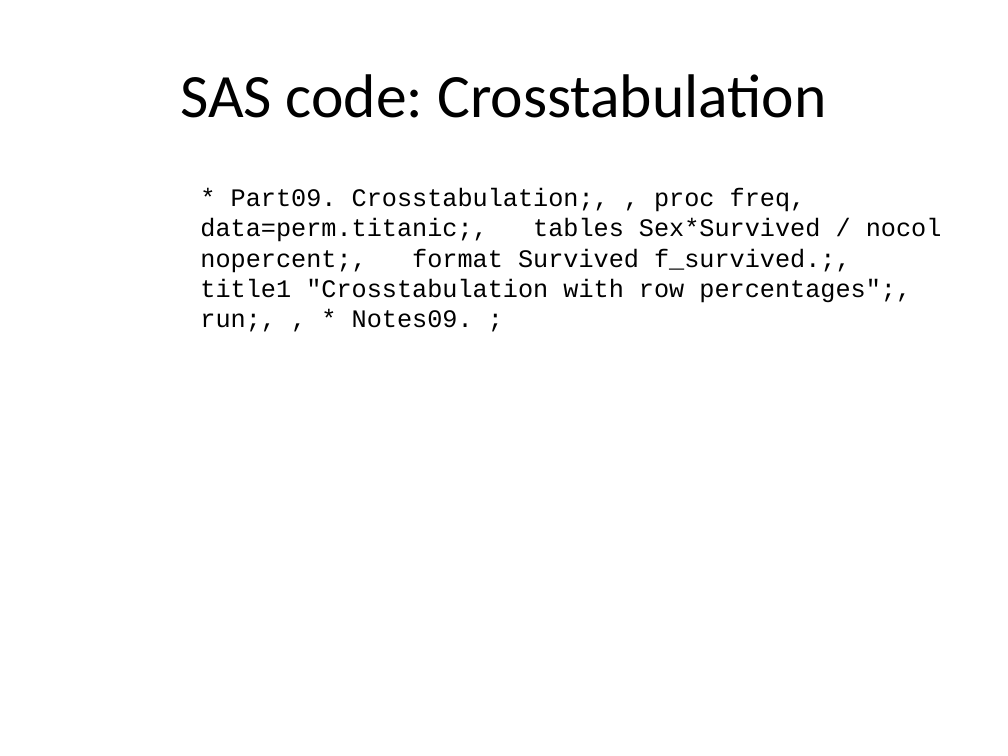
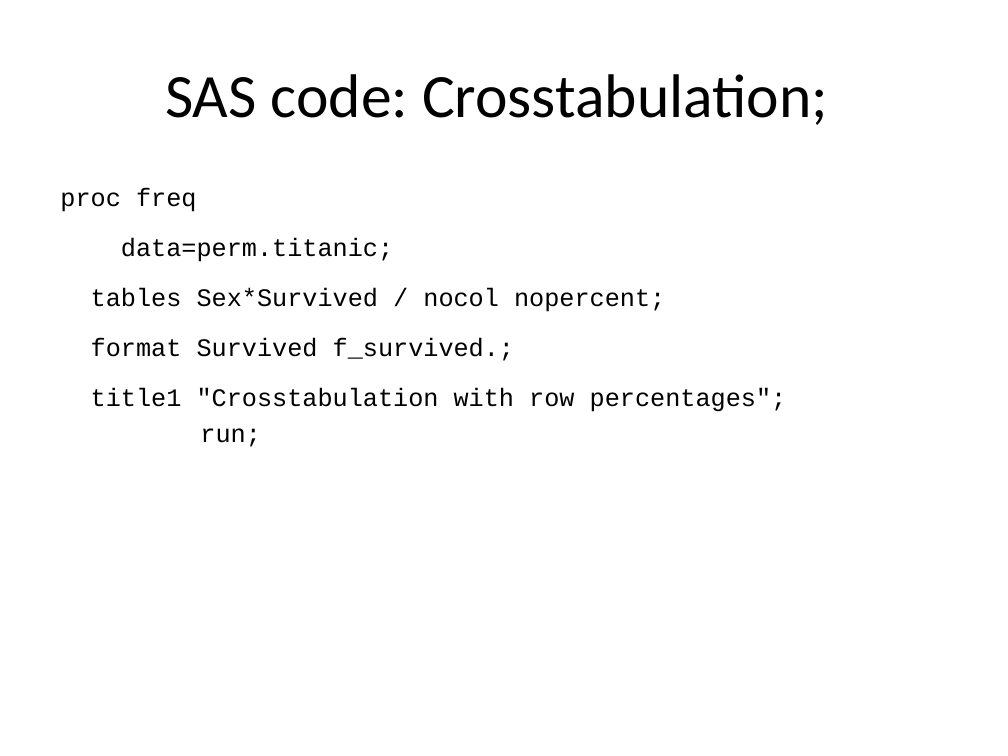
Before and after one commit to pmean/introduction-to-SAS, a slide deck: slide 19 of results/m04-slides-and-speaker-notes.pptx. Drawn at 1008x756 pixels with LibreOffice and Linux fonts; fonts in the diff are those of the drawing. Boxes give left, top, right and bottom in pixels: in the first picture for what was removed or moved away, otherwise in the second. Text is boxed around its words. In the diff, an @@ line names an element or a change of style, - is before the commit and + after.

```diff
--- a/results/m04-slides-and-speaker-notes.pptx
+++ b/results/m04-slides-and-speaker-notes.pptx
@@ title at (165, 74, 828, 125): text changed @@
-SAS code: Crosstabulation
+SAS code: Crosstabulation;
@@ text at (60, 188, 787, 447): text changed @@
-* Part09. Crosstabulation;, , proc freq, data=perm.titanic;, tables Sex*Survived / nocol nopercent;, format Survived f_survived.;, title1 "Crosstabulation with row percentages";, run;, , * Notes09. ;
+proc freq
+data=perm.titanic;
+tables Sex*Survived / nocol nopercent;
+format Survived f_survived.;
+title1 "Crosstabulation with row percentages";
+run;
```
Also in this commit, not shown: 17 other slides changed, 3 slides added, 16 slides removed, 2 other files.
